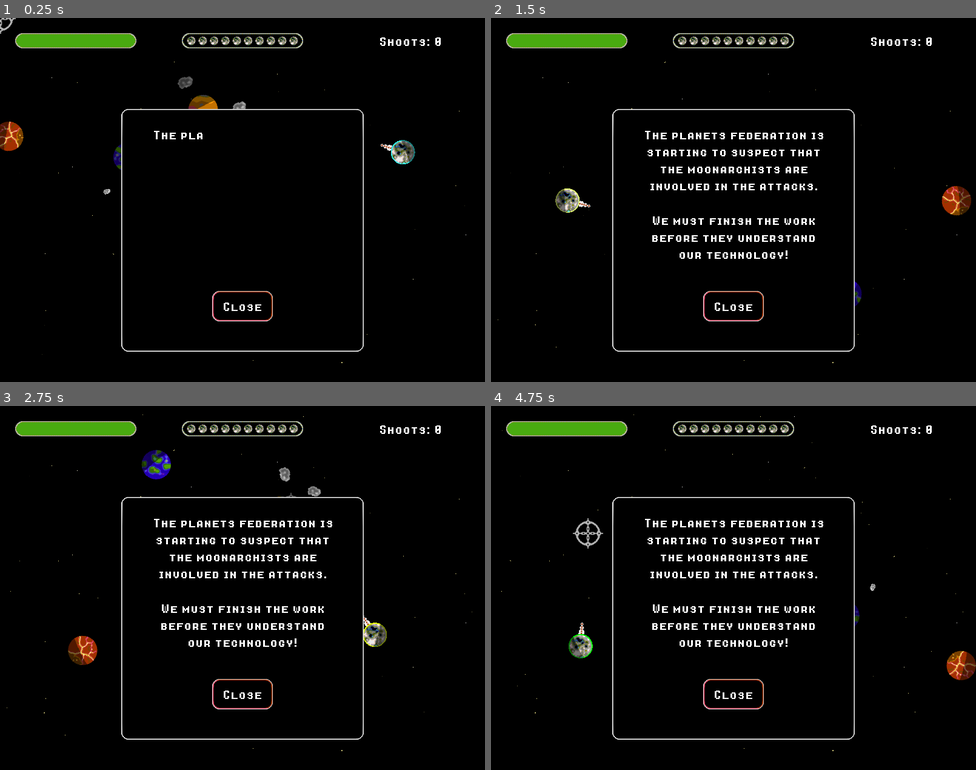
Above: before the commit, frames 1-4 (two rows, left to right).
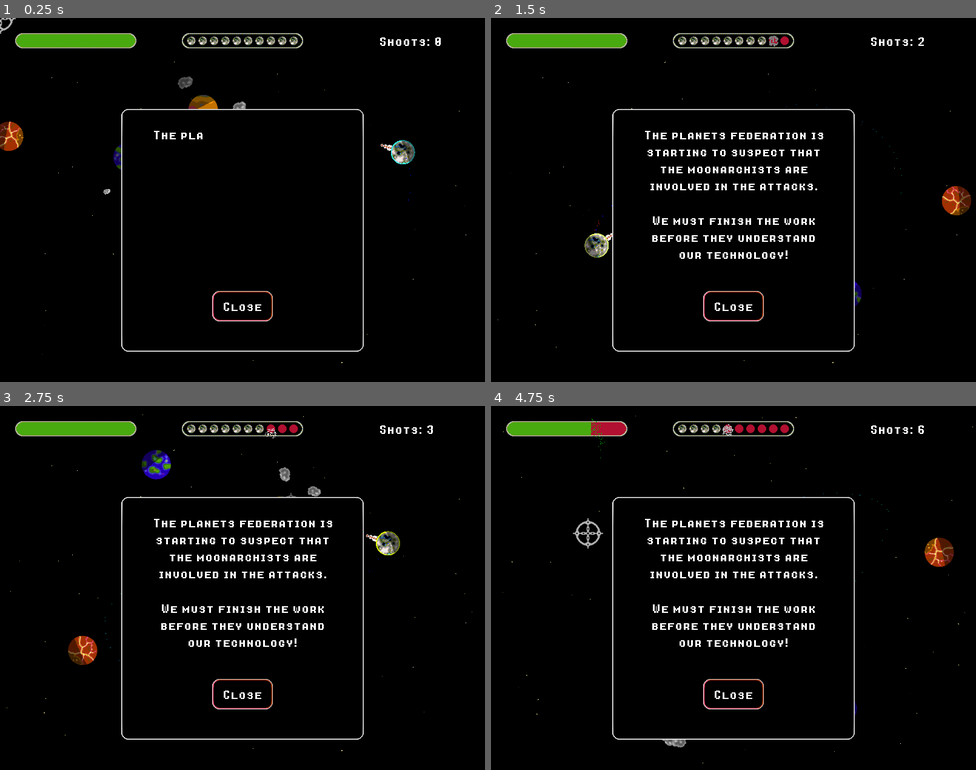
Above: after the commit, the same moments.

Repository: renato-grottesi/moonarchists
Game: Godot game, scene res://Levels/Level05.tscn
Two runs of this game, one before a commit and one after it. Both use one fixed random seed, a clock stepped at 60 frames per second and the inputs below. This scene is started directly instead of the project's main scene.
Inputs (mouse positions are in pixels of both pictures, inside the frame that each line leads up to):
- Up to frame 1 (0.25 s): no input
- Up to frame 2 (1.5 s): move the mouse to (840, 181) at 0.52 s; hold Up 0.53-1.28 s; tap C at 0.6, 1.35 s; click (840, 181) at 0.67 s; move the mouse to (636, 218) at 1.27 s; hold Down from 1.28 s (still down); click (636, 218) at 1.42 s
- Up to frame 3 (2.75 s): move the mouse to (291, 507) at 2.02 s; release Down at 2.03 s; hold Up from 2.03 s (still down); tap C at 2.1 s; click (291, 507) at 2.17 s
- Up to frame 4 (4.75 s): move the mouse to (709, 660) at 2.77 s; tap C at 2.85, 3.6, 4.35 s; click (709, 660) at 2.92 s; move the mouse to (879, 642) at 3.52 s; release Up at 3.53 s; hold Down from 3.53 s (still down); click (879, 642) at 3.67 s; move the mouse to (588, 533) at 4.27 s; click (588, 533) at 4.42 s

The runs differ from the first frame. In frame 1, less than 0.1% of the frame differs, in the area x 83-85%, y 36-51%; in frame 2, 0.7%; in frame 3, 0.7%; in frame 4, 1.8%, in the area x 2-100%, y 2-99%.

Commit message:
moon push

Diff:
--- a/Game/MassBullet.tscn
+++ b/Game/MassBullet.tscn
@@ -40,6 +40,7 @@
 amount = 128
 one_shot = true
 explosiveness = 1.0
+randomness = 1.0
 direction = Vector2( 0, 0 )
 spread = 180.0
 gravity = Vector2( 0, 0 )
@@ -71,7 +72,7 @@
 linear_accel_random = 1.0
 radial_accel_random = 1.0
 tangential_accel_random = 1.0
-damping = 10.39
+damping = 10.0
 damping_random = 1.0
 angle_random = 0.84
 scale_amount_random = 0.79
--- a/Game/Moon.gd
+++ b/Game/Moon.gd
@@ -6,6 +6,7 @@
 signal destroyed(swallowed)
 signal heath(health)
 signal damage()
+signal push()
 
 const MassBullet = preload("res://Game/MassBullet.gd")
 const NeutralMoon = preload("res://Game/NeutralMoon.gd")
@@ -40,6 +41,16 @@
 			joypos = joypos.normalized()
 			set_nozzle(joypos)
 
+func _shoot():
+	emit_signal("shoot", Vector2(60, 0).rotated($SpriteNozzle.rotation))
+
+func _push():
+	var offset = Vector2(0, 0);
+	var force = Vector2(300, 0).rotated($SpriteNozzle.rotation)
+	apply_impulse(offset, force);
+	$Push.restart()
+	emit_signal("push")
+
 func _unhandled_input(event):
 	update_nozzle()
 	if event is InputEventMouseButton:
@@ -47,9 +58,10 @@
 			$SpriteNozzle.rotation_degrees += 3;
 		if event.button_index == BUTTON_WHEEL_DOWN:
 			$SpriteNozzle.rotation_degrees -= 3;
-		if event.button_index == BUTTON_LEFT:
-			if event.is_pressed():
-				emit_signal("shoot", Vector2(60, 0).rotated($SpriteNozzle.rotation))
+		if event.button_index == BUTTON_LEFT and event.is_pressed():
+			_shoot()
+		if event.button_index == BUTTON_RIGHT and event.is_pressed():
+			_push()
 	if event is InputEventMouseMotion:
 		if !Global.use_cross_hair:
 			$SpriteNozzle.rotation_degrees += event.relative.y
@@ -59,10 +71,14 @@
 		if event.pressed and event.scancode == KEY_DOWN:
 			$SpriteNozzle.rotation_degrees += 3;
 		if event.pressed and event.scancode == KEY_SPACE and !event.echo :
-			emit_signal("shoot", Vector2(60, 0).rotated($SpriteNozzle.rotation))
+			_shoot()
+		if event.pressed and event.scancode == KEY_C and !event.echo :
+			_push()
 	if event is InputEventJoypadButton:
 		if event.is_pressed() && event.button_index == 0 && Global.use_joy_pad:
-			emit_signal("shoot", Vector2(60, 0).rotated($SpriteNozzle.rotation))
+			_shoot()
+		if event.is_pressed() && event.button_index == 1 && Global.use_joy_pad:
+			_push()
 		Global.use_joy_pad = true
 		Global.use_cross_hair = false
 		$SpriteNozzle.visible = true
--- a/Game/Moon.tscn
+++ b/Game/Moon.tscn
@@ -13,6 +13,19 @@
 [sub_resource type="ShaderMaterial" id=2]
 shader = ExtResource( 5 )
 shader_param/time = 0.0
+
+[sub_resource type="Curve" id=3]
+_data = [ Vector2( 0, 1 ), 0.0, 0.0, 0, 0, Vector2( 0.354582, 0.886364 ), -0.500887, -0.500887, 0, 0, Vector2( 1, 0 ), -0.0172865, 0.0, 0, 0 ]
+
+[sub_resource type="Gradient" id=5]
+offsets = PoolRealArray( 0.00877193, 0.947368 )
+colors = PoolColorArray( 0, 0, 1, 1, 0, 1, 0, 1 )
+
+[sub_resource type="Curve" id=4]
+_data = [ Vector2( 0, 0 ), 0.0, 4.73916, 0, 0, Vector2( 0.286853, 0.890909 ), 0.0, 0.0, 0, 0, Vector2( 1, 0 ), 0.0, 0.0, 0, 0 ]
+
+[sub_resource type="Gradient" id=6]
+colors = PoolColorArray( 1, 0, 0, 1, 1, 1, 0, 1 )
 
 [node name="Moon" type="RigidBody2D"]
 contacts_reported = 1000
@@ -42,5 +55,47 @@
 centered = false
 
 [node name="Death" type="Timer" parent="."]
+
+[node name="Trail" type="CPUParticles2D" parent="."]
+amount = 64
+lifetime = 2.0
+preprocess = 10.0
+randomness = 1.0
+local_coords = false
+direction = Vector2( 0, 0 )
+spread = 180.0
+gravity = Vector2( 0, 0 )
+initial_velocity_random = 1.0
+angular_velocity_random = 1.0
+orbit_velocity_random = 1.0
+linear_accel_random = 1.0
+radial_accel_random = 1.0
+tangential_accel_random = 1.0
+damping = 20.0
+damping_random = 1.0
+angle_random = 1.0
+scale_amount = 2.0
+scale_amount_random = 0.8
+scale_amount_curve = SubResource( 3 )
+color_ramp = SubResource( 5 )
+
+[node name="Push" type="CPUParticles2D" parent="."]
+emitting = false
+amount = 128
+lifetime = 0.5
+one_shot = true
+explosiveness = 0.5
+randomness = 1.0
+local_coords = false
+direction = Vector2( 0, 0 )
+spread = 180.0
+gravity = Vector2( 0, 0 )
+initial_velocity = 64.0
+initial_velocity_random = 0.75
+angular_velocity = 32.0
+angular_velocity_random = 1.0
+linear_accel = 1.0
+scale_amount_curve = SubResource( 4 )
+color_ramp = SubResource( 6 )
 [connection signal="body_entered" from="." to="." method="_on_Moon_body_entered"]
 [connection signal="timeout" from="Death" to="." method="_on_Death_timeout"]
--- a/Game/Universe.gd
+++ b/Game/Universe.gd
@@ -99,15 +99,8 @@
 	if Input.is_action_pressed("ui_retry"):
 		retry_level()
 
-func _on_Moon_shoot(moon_speed):
-	if !game_over:
-		if shoots<10:
-			var mass_bullet_instance = mass_bullet_scene.instance();
-			mass_bullet_instance.position = $Moon.position + moon_speed
-			mass_bullet_instance.linear_velocity = moon_speed * bullet_speed_k
-			mass_bullet_instance.connect("damage", self, "shake_it")
-			mass_bullet_instance.connect("swoosh", self, "swoosh")
-			$Bullets.add_child(mass_bullet_instance);
+func _incr_shoots():
+	if !game_over:
 		shoots += 1;
 		$HUD/MoonsCounter.moons = 10-shoots
 		if !Global.is_speedrunning:
@@ -120,6 +113,21 @@
 					$HUD/Lost.popup()
 				else:
 					retry_level()
+
+func _on_Moon_shoot(moon_speed):
+	if !game_over:
+		if shoots<10:
+			var mass_bullet_instance = mass_bullet_scene.instance();
+			mass_bullet_instance.position = $Moon.position + moon_speed
+			mass_bullet_instance.linear_velocity = moon_speed * bullet_speed_k
+			mass_bullet_instance.connect("damage", self, "shake_it")
+			mass_bullet_instance.connect("swoosh", self, "swoosh")
+			$Bullets.add_child(mass_bullet_instance);
+		_incr_shoots()
+
+func _on_Moon_push():
+	if !game_over:
+		_incr_shoots()
 
 func _on_Moon_destroyed(swallowed):
 	if !game_over:
--- a/Game/Universe.tscn
+++ b/Game/Universe.tscn
@@ -348,6 +348,7 @@
 [connection signal="damage" from="Moon" to="." method="shake_it"]
 [connection signal="destroyed" from="Moon" to="." method="_on_Moon_destroyed"]
 [connection signal="heath" from="Moon" to="." method="_on_Moon_heath"]
+[connection signal="push" from="Moon" to="." method="_on_Moon_push"]
 [connection signal="shoot" from="Moon" to="." method="_on_Moon_shoot"]
 [connection signal="about_to_show" from="HUD/Victory" to="." method="_on_Victory_about_to_show"]
 [connection signal="focus_entered" from="HUD/Victory/NextVictory" to="." method="beep"]
--- a/Scenes/MainMenu.tscn
+++ b/Scenes/MainMenu.tscn
@@ -415,6 +415,7 @@
 text = "Close"
 
 [node name="Levels" type="PopupDialog" parent="."]
+visible = true
 margin_left = 64.0
 margin_top = 192.0
 margin_right = 960.0
@@ -430,7 +431,7 @@
 margin_top = 64.0
 margin_right = 272.0
 margin_bottom = 192.0
-focus_neighbour_left = NodePath("../Level4")
+focus_neighbour_left = NodePath("../Previous")
 focus_neighbour_top = NodePath("../SpeedRun")
 focus_neighbour_right = NodePath("../Level2")
 focus_neighbour_bottom = NodePath("../Level5")
@@ -470,7 +471,7 @@
 margin_bottom = 192.0
 focus_neighbour_left = NodePath("../Level3")
 focus_neighbour_top = NodePath("../CloseLevelsDialog")
-focus_neighbour_right = NodePath("../Level1")
+focus_neighbour_right = NodePath("../Next")
 focus_neighbour_bottom = NodePath("../Level8")
 focus_next = NodePath("../Level5")
 focus_previous = NodePath("../Level3")
@@ -481,7 +482,7 @@
 margin_top = 224.0
 margin_right = 272.0
 margin_bottom = 352.0
-focus_neighbour_left = NodePath("../Level8")
+focus_neighbour_left = NodePath("../Previous")
 focus_neighbour_top = NodePath("../Level1")
 focus_neighbour_right = NodePath("../Level6")
 focus_neighbour_bottom = NodePath("../SpeedRun")
@@ -522,7 +523,7 @@
 margin_bottom = 352.0
 focus_neighbour_left = NodePath("../Level7")
 focus_neighbour_top = NodePath("../Level4")
-focus_neighbour_right = NodePath("../Level5")
+focus_neighbour_right = NodePath("../Next")
 focus_neighbour_bottom = NodePath("../CloseLevelsDialog")
 focus_next = NodePath("../Level1")
 focus_previous = NodePath("../Level7")
@@ -580,7 +581,7 @@
 margin_bottom = 288.0
 focus_neighbour_left = NodePath("../SpeedRun")
 focus_neighbour_top = NodePath("../Level8")
-focus_neighbour_right = NodePath("../SpeedRun")
+focus_neighbour_right = NodePath("../Previous")
 focus_neighbour_bottom = NodePath("../Level4")
 focus_next = NodePath("../Level1")
 focus_previous = NodePath("../Level8")
@@ -600,7 +601,7 @@
 margin_top = 128.0
 margin_right = 128.0
 margin_bottom = 288.0
-focus_neighbour_left = NodePath("../SpeedRun")
+focus_neighbour_left = NodePath("../Next")
 focus_neighbour_top = NodePath("../Level8")
 focus_neighbour_right = NodePath("../SpeedRun")
 focus_neighbour_bottom = NodePath("../Level4")
--- a/project.godot
+++ b/project.godot
@@ -34,7 +34,7 @@
 ui_cancel={
 "deadzone": 0.5,
 "events": [ Object(InputEventKey,"resource_local_to_scene":false,"resource_name":"","device":0,"alt":false,"shift":false,"control":false,"meta":false,"command":false,"pressed":false,"scancode":16777217,"unicode":0,"echo":false,"script":null)
-, Object(InputEventJoypadButton,"resource_local_to_scene":false,"resource_name":"","device":0,"button_index":1,"pressure":0.0,"pressed":false,"script":null)
+, Object(InputEventJoypadButton,"resource_local_to_scene":false,"resource_name":"","device":0,"button_index":3,"pressure":0.0,"pressed":false,"script":null)
 , Object(InputEventJoypadButton,"resource_local_to_scene":false,"resource_name":"","device":0,"button_index":10,"pressure":0.0,"pressed":false,"script":null)
 , Object(InputEventJoypadButton,"resource_local_to_scene":false,"resource_name":"","device":0,"button_index":11,"pressure":0.0,"pressed":false,"script":null)
  ]
Not shown: 1 places in Game/Moon.tscn that only renumber resources
